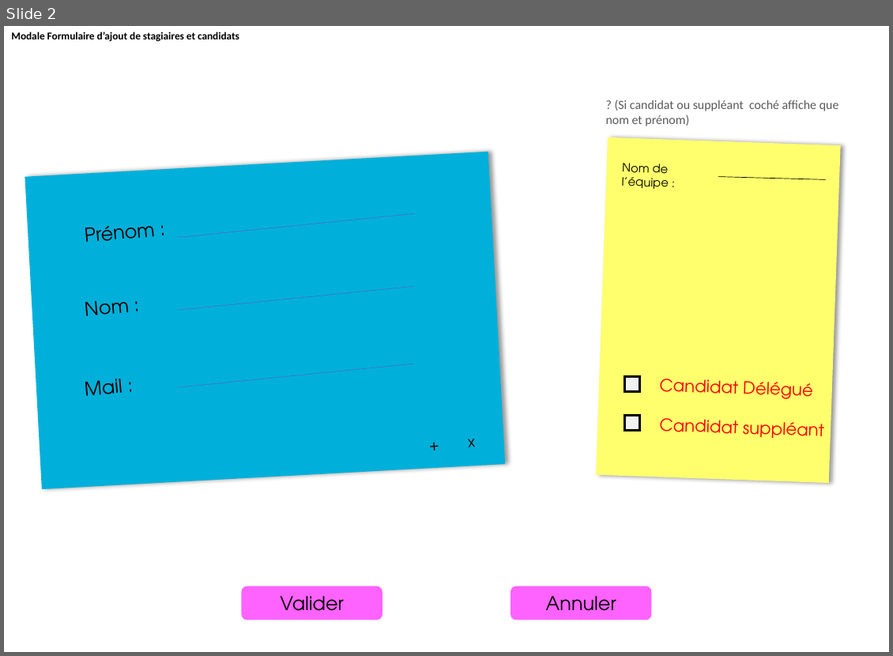
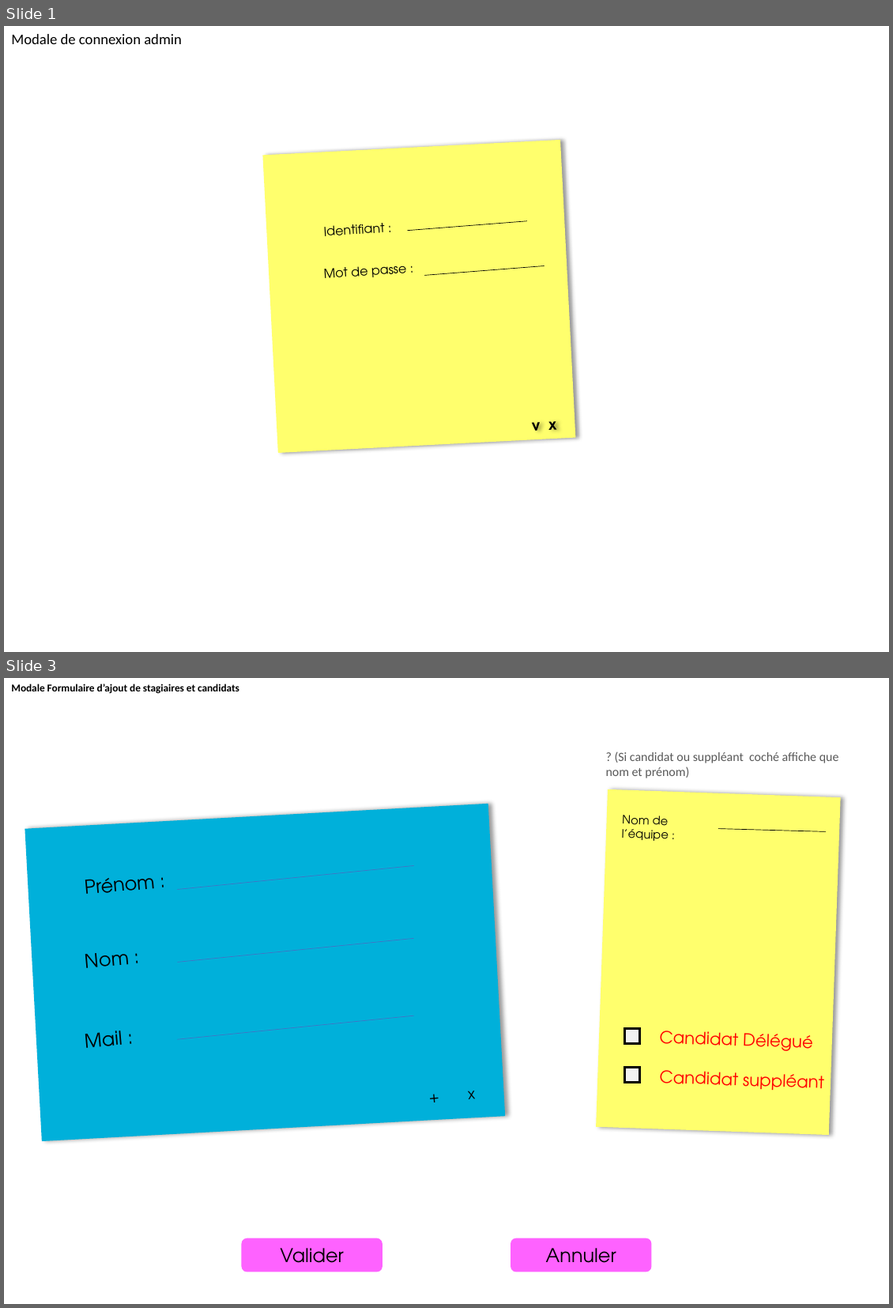
Before and after one commit to Nimwe/cballot, a slide deck: maquettes/Wireframe.pptx. Shown one above the other, each under a label of ours: slide 2 before the commit, slides 1 and 3 after it; the slides between them are not shown. The pictures are 893x656 and 893x1308 pixels, drawn with LibreOffice and Linux fonts; fonts in the diff are those of the drawing. Boxes give left, top, right and bottom in pixels: in the first picture for what was removed or moved away, otherwise in the second. Text is boxed around its words. In the diff, an @@ line names an element or a change of style, - is before the commit and + after.

```diff
--- a/maquettes/Wireframe.pptx
+++ b/maquettes/Wireframe.pptx
@@ slide 1 added at (x1=4, y1=26, x2=889, y2=652), background #FFFFFF @@
@@ text added at (x1=11, y1=34, x2=182, y2=44), 14 pt, text #000000 @@
+Modale de connexion admin
@@ rectangle added at (x1=263, y1=140, x2=576, y2=453), fill #FFFF6D @@
@@ text added at (x1=324, y1=223, x2=385, y2=236), 12 pt, text #000000 @@
+Identifiant :
@@ line added from (408, 231) to (527, 221), #000000 0.5 pt @@
@@ text added at (x1=324, y1=266, x2=406, y2=278), 12 pt, text #000000 @@
+Mot de passe :
@@ line added from (425, 275) to (544, 266), #000000 0.5 pt @@
@@ text added at (x1=532, y1=421, x2=556, y2=430), 14 pt, text #000000, bold @@
+v x
@@ what was slide 2 is now slide 3 @@
```
Also in this commit, not shown: 1 slide changed.
